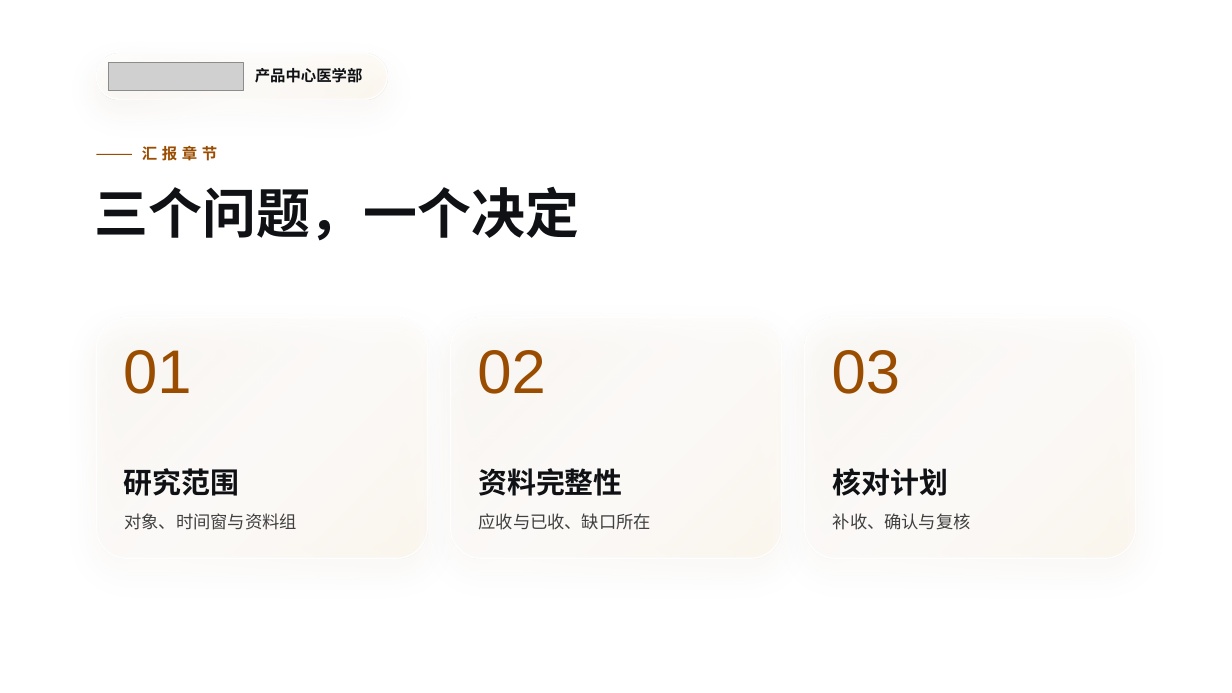
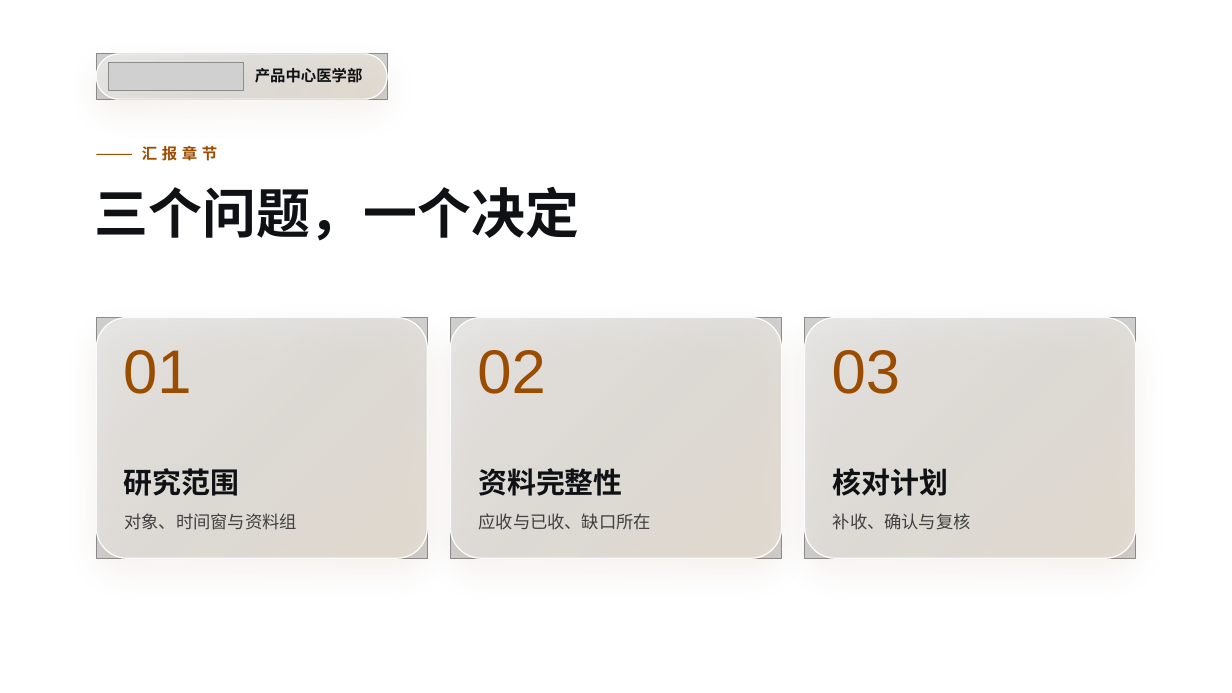
Before and after one commit to smkzw/kangzhe-design, a slide deck: slide 2 of examples/reference/pptx-flagship/kangzhe_flagship.pptx. Drawn at 1232x693 pixels with LibreOffice and Linux fonts; fonts in the diff are those of the drawing; grey boxes stand for pictures; background and template pictures are left out. Boxes give left, top, right and bottom in pixels: in the first picture for what was removed or moved away, otherwise in the second. Text is boxed around its words. In the diff, an @@ line names an element or a change of style, - is before the commit and + after.

```diff
--- a/examples/reference/pptx-flagship/kangzhe_flagship.pptx
+++ b/examples/reference/pptx-flagship/kangzhe_flagship.pptx
@@ picture added at (96, 54, 387, 99) @@
@@ picture added at (96, 318, 427, 558) @@
@@ picture added at (451, 318, 782, 558) @@
@@ fill gradient #FFFFFF to #FFFAF0 to #FFECCD to gradient #FFFFFF to #FFFBF4 to #FFF2DE in 4 elements at (96, 54, 387, 99), (96, 318, 427, 558), (451, 318, 782, 558), (805, 318, 1136, 558) @@
@@ picture added at (805, 318, 1136, 558) @@
```
Also in this commit, not shown: 4 other slides changed, 22 other files.
